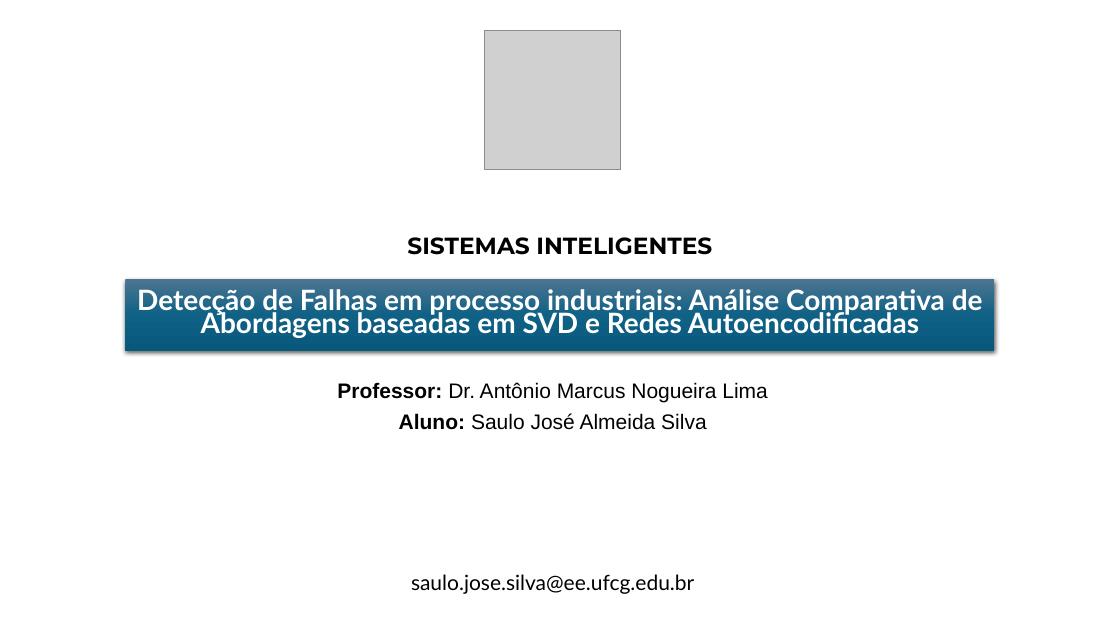
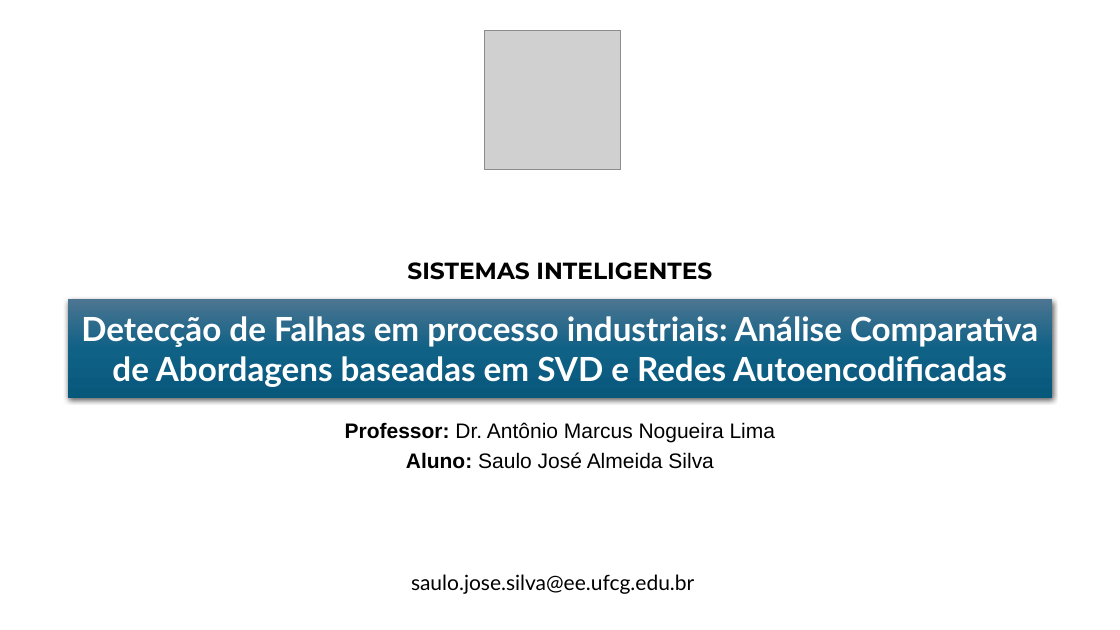
Before and after one commit to SauloJose/SistemasInteligentes2026, a slide deck: slide 1 of Atividade 3 - Identificação de Falhas/Apresentação 3 - FALTAS - Saulo.pptx. Drawn at 1120x630 pixels with LibreOffice and Linux fonts; fonts in the diff are those of the drawing; grey boxes stand for pictures. Boxes give left, top, right and bottom in pixels: in the first picture for what was removed or moved away, otherwise in the second. Text is boxed around its words. In the diff, an @@ line names an element or a change of style, - is before the commit and + after.

```diff
--- a/Atividade 3 - Identificação de Falhas/Apresentação 3 - FALTAS - Saulo.pptx
+++ b/Atividade 3 - Identificação de Falhas/Apresentação 3 - FALTAS - Saulo.pptx
@@ text "SISTEMAS INTELIGENTES": place and size @@
-text "SISTEMAS INTELIGENTES" at <box>407,237,712,255</box>
+text "SISTEMAS INTELIGENTES" at <box>407,262,712,280</box>
@@ rectangle "Detecção de Falhas em processo ...": place and size @@
-rectangle "Detecção de Falhas em processo ..." at <box>125,279,995,350</box>
+rectangle "Detecção de Falhas em processo ..." at <box>68,299,1053,397</box>
@@ rectangle "Detecção de Falhas em processo ..." at <box>68,299,1053,397</box>: size 24 to 28.5 pt; line spacing 0.7 to 1 @@
@@ subtitle "Professor: Dr. Antônio Marcus Nogueira ...": place and size @@
-subtitle "Professor: Dr. Antônio Marcus Nogueira ..." at <box>337,382,768,430</box>
+subtitle "Professor: Dr. Antônio Marcus Nogueira ..." at <box>345,422,776,469</box>
```
Also in this commit, not shown: 7 other slides changed, 15 slides added, 7 other files.
